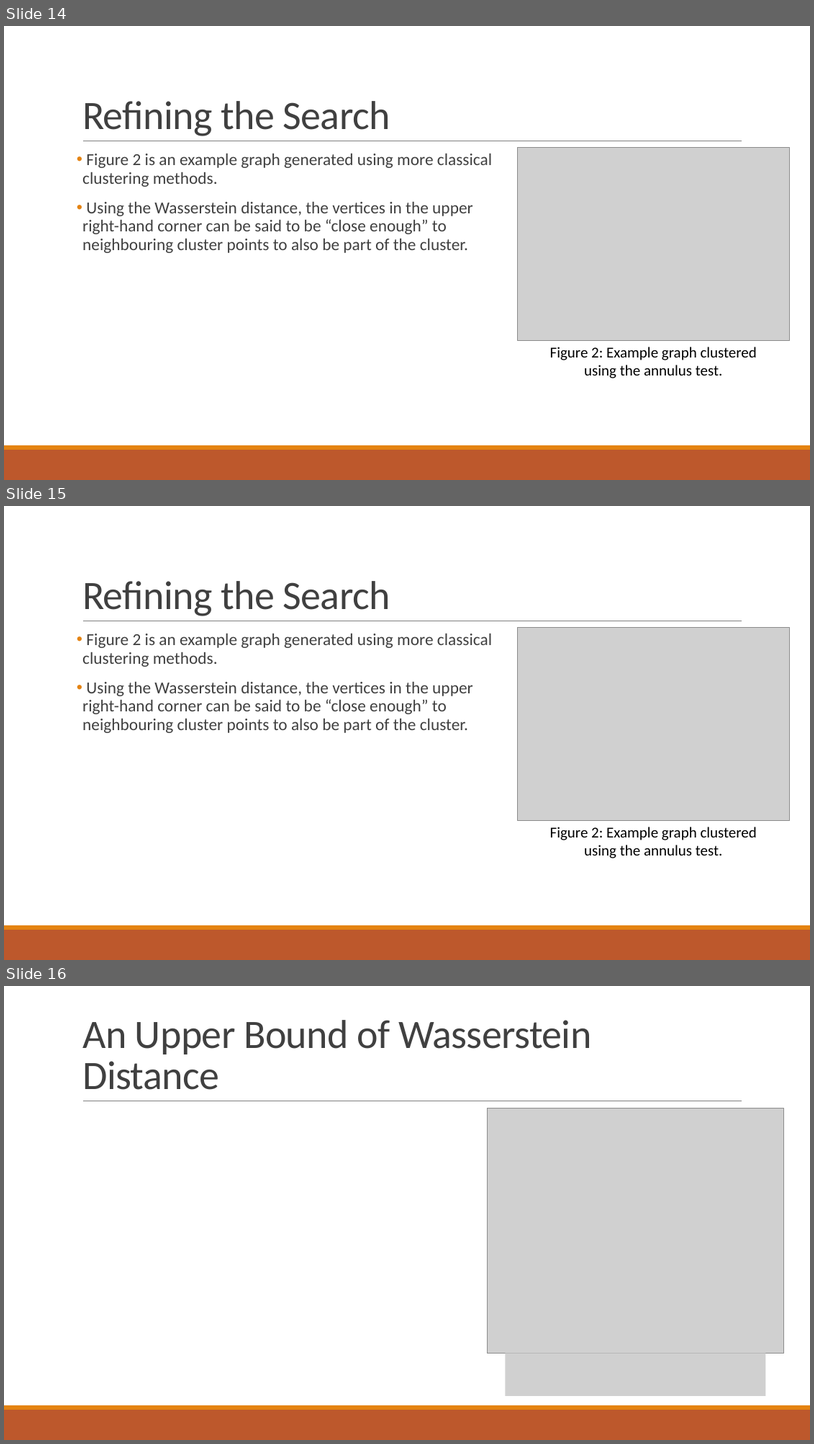
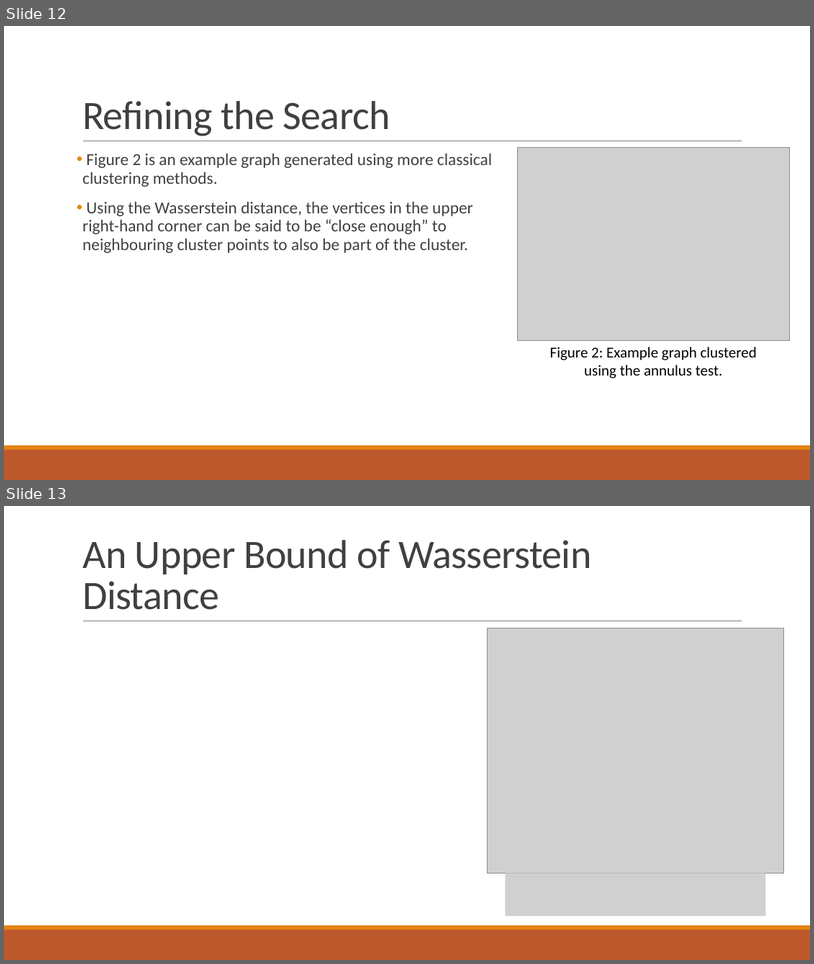
Before and after one commit to MartinSkilleter/Zigzag-Persistent-Homology, a slide deck: TDA Presentation/TDA Presentation Slides.pptx. Shown one above the other, each under a label of ours: slides 14, 15 and 16 before the commit, slides 12 and 13 after it. The pictures are 814x1444 and 814x964 pixels, drawn with LibreOffice and Linux fonts; fonts in the diff are those of the drawing; grey boxes stand for pictures. Boxes give left, top, right and bottom in pixels: in the first picture for what was removed or moved away, otherwise in the second. Text is boxed around its words. In the diff, an @@ line names an element or a change of style, - is before the commit and + after.

```diff
--- a/TDA Presentation/TDA Presentation Slides.pptx
+++ b/TDA Presentation/TDA Presentation Slides.pptx
@@ slide 15 removed at (x1=4, y1=506, x2=810, y2=960), background #FFFFFF; not listed: 3 template elements that a slide beside it also shows @@
@@ title removed at (x1=82, y1=581, x2=391, y2=616) @@
-Refining the Search
@@ text removed at (x1=82, y1=633, x2=492, y2=733) @@
-• Figure 2 is an example graph generated using more classical clustering methods.
-• Using the Wasserstein distance, the vertices in the upper right-hand corner can be said to be “close enough” to neighbouring cluster points to also be part of the cluster.
@@ picture removed at (x1=518, y1=627, x2=790, y2=820) @@
@@ text removed at (x1=550, y1=826, x2=757, y2=858) @@
-Figure 2: Example graph clustered using the annulus test.
@@ what was slide 14 is now slide 12 @@
@@ what was slide 16 is now slide 13 @@
```
Also in this commit, not shown: 1 slide changed, 2 other slides removed, 2 other files.
